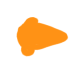
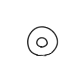
Revision of a layered 80x80 image; what changed, layer by layer:
showed "outline 1" over [left=16, top=17, right=69, bottom=57]
hid "Outline 2" over [left=16, top=17, right=69, bottom=57]
